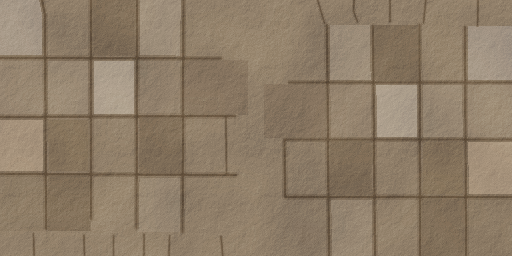
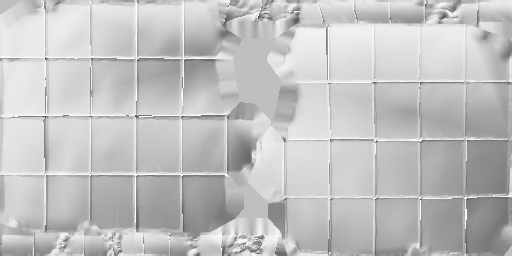
Layers edited between the first and the second 512×256 image:
added layer "normal(LA88)" (soft light) above "normal" over 0, 0, 512, 256
hid "Color" over 0, 0, 512, 256
renamed "diffuse & metallic" to "albedo", hid it, unmasked it over 0, 0, 512, 256
